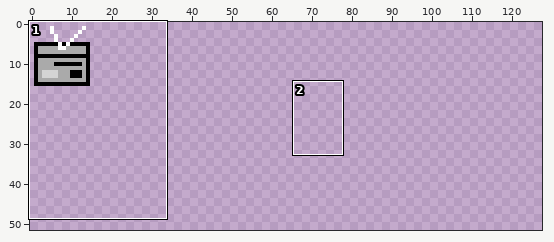
One commit to this sprite sheet: sprites/world/building/spr_decor.png. The picture above shows the old version from afar; the outline marks the close-up.
Close-up. As it was:
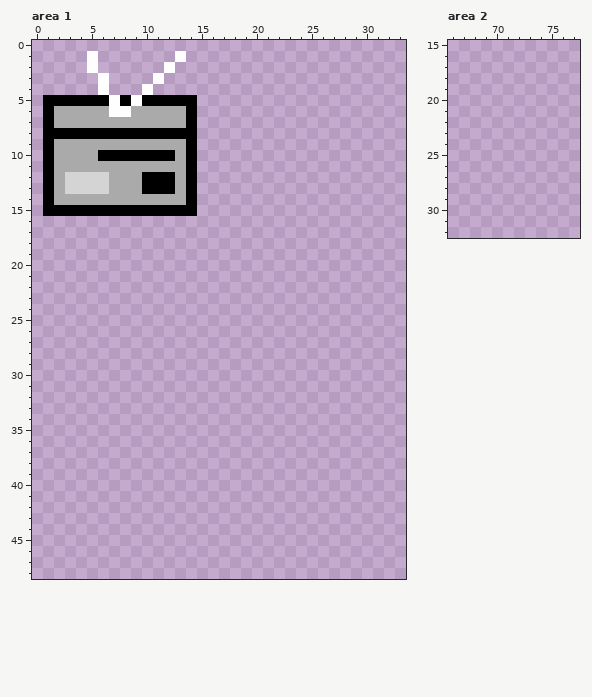
The file is 128x128 pixels. Shown: area 1: x 0..33, y 0..48; area 2: x 66..77, y 15..32. The wide view leaves out empty margins. The commit also changed other parts of the picture, which this record leaves out.
Now the later version:
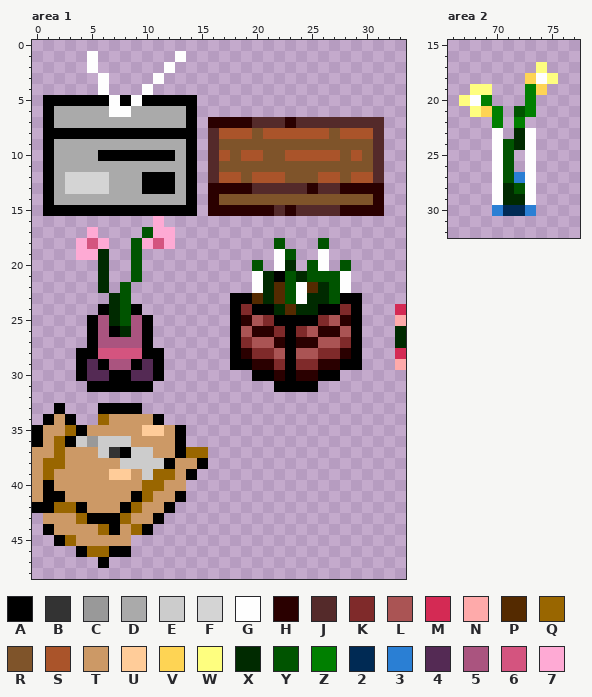
Palette (. is transparent): A #000000  B #333333  C #999999  D #aaaaaa  E #cccccc  F #d4d4d4  G #fefefe  H #2a0000  J #542a2a  K #7f2a2a  L #aa5454  M #d42a54  N #feaaaa  P #542a00  Q #996600  R #7f542a  S #aa542a  T #cc9966  U #ffcc99  V #fed454  W #fefe7f  X #002a00  Y #005400  Z #007f00  2 #002a54  3 #2a7fd4  4 #542a54  5 #aa547f  6 #d4547f  7 #feaad4
Changes in this commit:
Changed rows in their new state; - is an unchanged pixel.
Area 1:
first column x 0:
 7 ----------------HHHHJJJHJJJJJJJJ--
 8 ----------------JSSSRSSSSSSRSSSJ--
 9 ----------------JRRRRRRRRRRRRRRJ--
10 ----------------JSRSSRRSSSSSRSRJ--
11 ----------------JRRRRRRRRRRRRRRJ--
12 ----------------JSSRSSSRRRSSRSSJ--
13 ----------------HHHHJJJJJHJJHHHH--
14 ----------------HRRRRRRRRRRRRRRH--
15 ----------------HHHHHHJHJJJJHHHH--
16 -----------7----------------------
17 -----7----Y77---------------------
18 ----767--Y767---------Y---Y-------
19 ----77X--Y------------GY--G-------
20 ------X--Y----------Y-GX-YG-Y-----
21 ------X--Y----------GXAYXYYYG-----
22 ------X-Y-----------GXPYGPXYG-----
23 -------XY---------AAPXPYGXXYAA----
24 ------AXYA--------AKAAXPXXAAKA---M
25 -----A5XY5A-------AHLKAAAAKLHA---N
26 -----A5AX5A-------ALHHKAKLHHLA---X
27 -----A5555A-------AKLLHAHHLLKA---X
28 ----AA6666AA------AHKKLALLKKHA---M
29 ----A4A55A4A------AAHHKAKKHHAA---N
30 ----A44AA44A--------AAHAHHAA------
31 -----AAAAAA-----------AAAA--------
33 --A---AAAA------------------------
34 -ATA--QTTTTA----------------------
35 ATTQATTTTTUUTA--------------------
36 ATQAECEEETTTTA--------------------
37 TTQTTTEBAEETTAQQ------------------
38 TQQTTTTTEEEEATTA------------------
39 TQTTTTTUUTEQQTA-------------------
40 TATTTTTTTTQQTT--------------------
41 TAATTTTTTAQTTA--------------------
42 AAQQATTTAQTTA---------------------
43 -TTTQAAAQTTA----------------------
44 -ATTTTQATQA-----------------------
45 --AQTTTTT-------------------------
46 ----AQQAA-------------------------
47 ------A---------------------------
Area 2:
first column x 67:
17 -------W-
18 ------VGW
19 -WW---ZV-
20 WGZ---Z--
21 -WVZ-YZ--
22 ---Z-Z---
23 ---G-XG--
24 ---GYXG--
25 ---GY-G--
26 ---GY-G--
27 ---GY3G--
28 ---GXYG--
29 ---GXXG--
30 ---3223--
